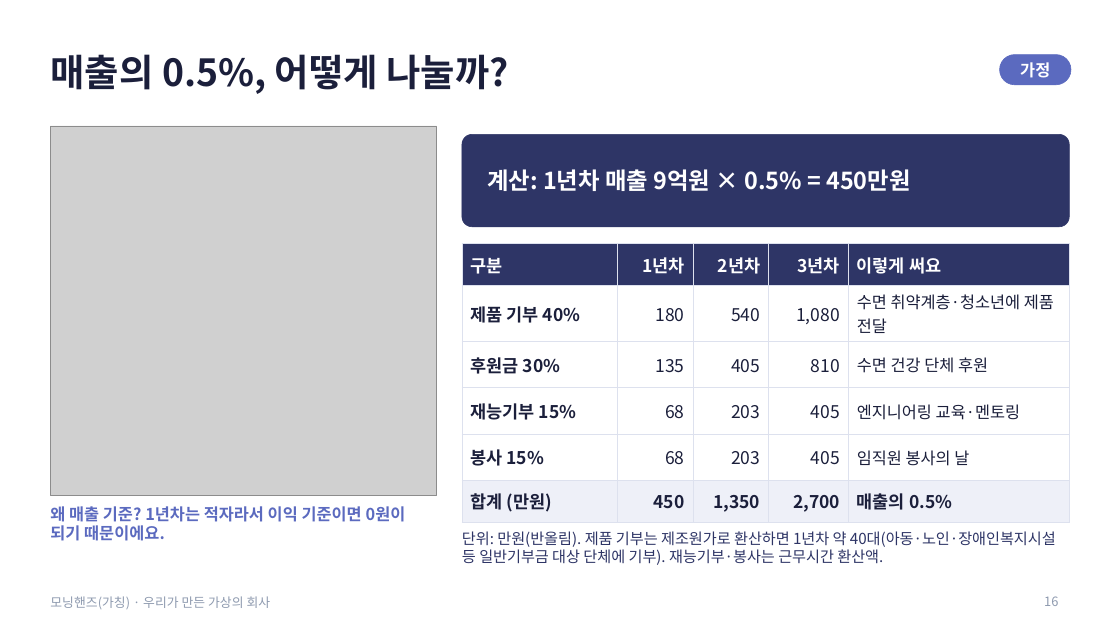
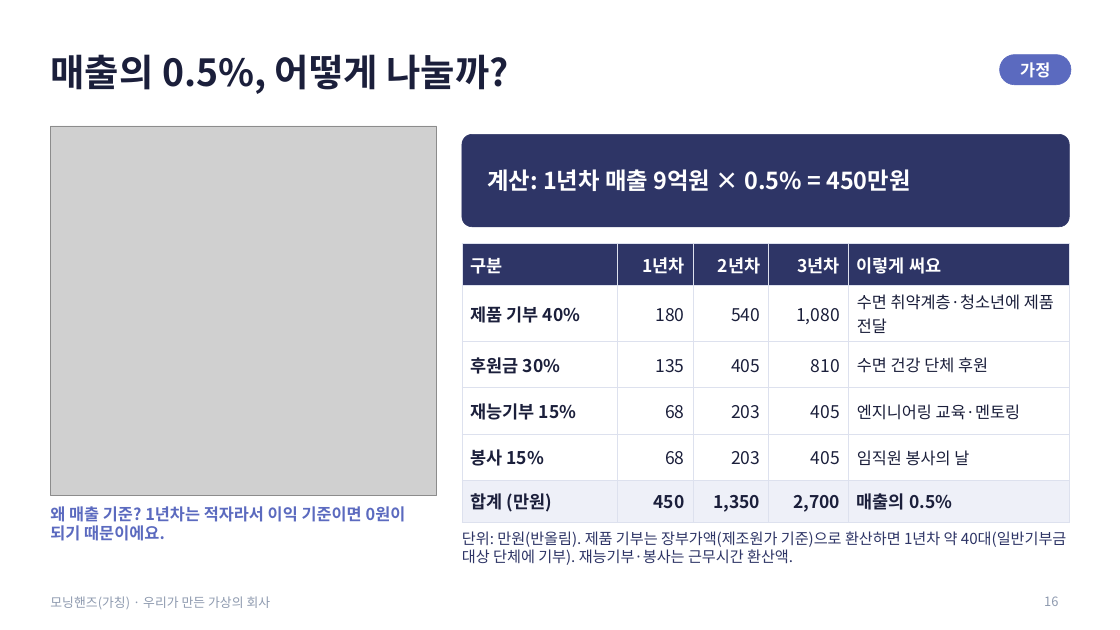
Before and after one commit to g975682-source/-, a slide deck: slide 16 of MorningHands_Student_Presentation.pptx. Drawn at 1120x630 pixels with LibreOffice and Linux fonts; fonts in the diff are those of the drawing; grey boxes stand for pictures. Boxes give left, top, right and bottom in pixels: in the first picture for what was removed or moved away, otherwise in the second. Text is boxed around its words. In the diff, an @@ line names an element or a change of style, - is before the commit and + after.

```diff
--- a/MorningHands_Student_Presentation.pptx
+++ b/MorningHands_Student_Presentation.pptx
@@ text at bbox=[462, 531, 1066, 565]: text changed @@
-단위: 만원(반올림). 제품 기부는 제조원가로 환산하면 1년차 약 40대(아동·노인·장애인복지시설 등 일반기부금 대상 단체에 기부). 재능기부·봉사는 근무시간 환산액.
+단위: 만원(반올림). 제품 기부는 장부가액(제조원가 기준)으로 환산하면 1년차 약 40대(일반기부금 대상 단체에 기부). 재능기부·봉사는 근무시간 환산액.
```
Also in this commit, not shown: 4 other slides changed, 2 other files.
